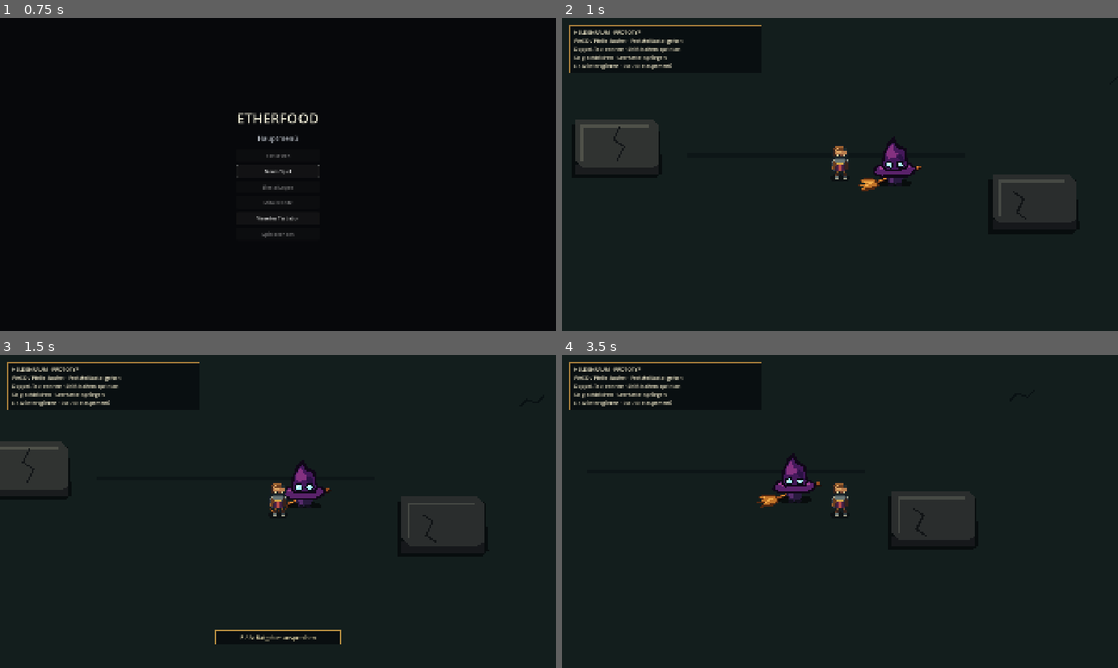
Above: before the commit, frames 1-4 (two rows, left to right).
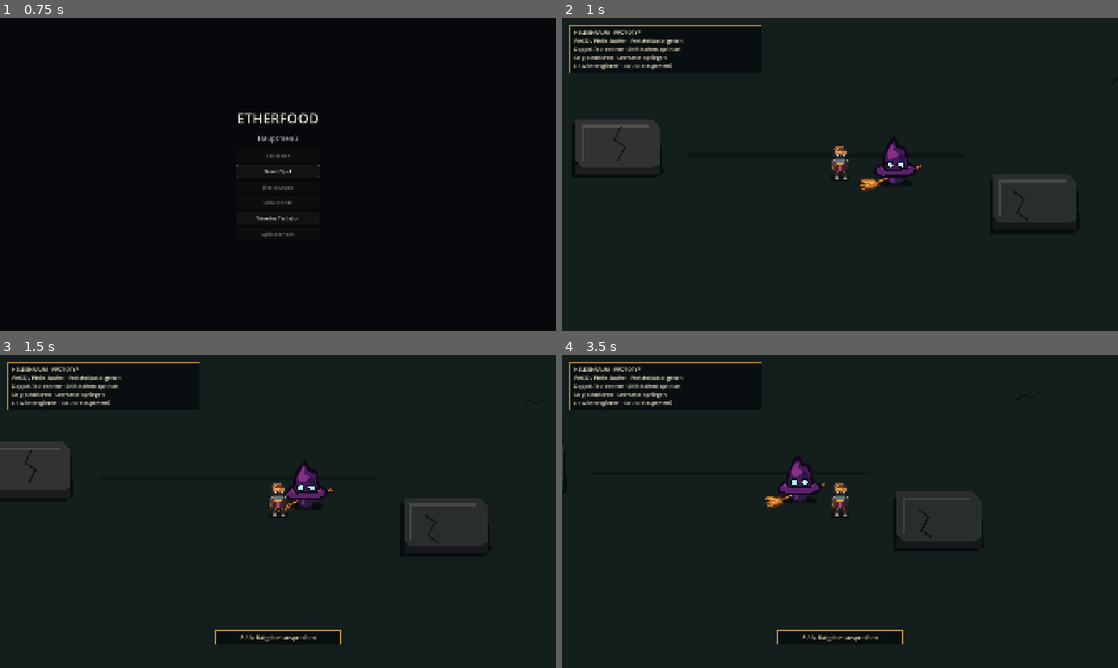
Above: after the commit, the same moments.

Repository: kleiveist/EtherFood
Game: Godot game, scene res://scenes/bootstrap.tscn
Two runs of this game, one before a commit and one after it. Both use one fixed random seed, a clock stepped at 60 frames per second and the inputs below.
Inputs (mouse positions are in pixels of both pictures, inside the frame that each line leads up to):
- Up to frame 1 (0.75 s): tap Enter (ui_accept) at 0.5 s; move the mouse to (400, 158) at 0.52 s; hold D (gameplay_move_right) from 0.53 s (still down); tap E (gameplay_interact) at 0.6 s; click (400, 158) at 0.67 s
- Up to frame 2 (1 s): keep holding D (gameplay_move_right); tap Space (gameplay_jump) at 0.77 s
- Up to frame 3 (1.5 s): move the mouse to (166, 527) at 1.27 s; release D (gameplay_move_right) at 1.28 s; hold S (gameplay_move_down) from 1.28 s (still down); tap Ctrl (gameplay_sneak) at 1.35 s
- Up to frame 4 (3.5 s): tap Space (gameplay_jump) at 1.52, 3.02 s; move the mouse to (895, 442) at 2.02 s; release S (gameplay_move_down) at 2.03 s; hold D (gameplay_move_right) 2.03-2.78 s; tap Shift (gameplay_sprint) at 2.1 s; move the mouse to (812, 574) at 2.77 s; hold W (gameplay_move_up) from 2.78 s (still down); tap Caps Lock (gameplay_walk_toggle) at 2.85 s; click (812, 574) at 2.92 s

Frame 1 is identical in both runs. In frame 2, 0.2% of the frame differs, in the area x 3-91%, y 34-65%; in frame 3, 0.8%; in frame 4, 1.2%, in the area x 0-75%, y 28-93%.

Commit message:
📝 docs: Projektdokumentation aktualisieren

Diff:
--- a/game/shared/resources/camera_village_v0.tres
+++ b/game/shared/resources/camera_village_v0.tres
@@ -1,8 +1,7 @@
-[gd_resource type="Resource" script_class="CameraProfile" load_steps=2 format=3]
+[gd_resource type="Resource" script_class="CameraProfile" format=3]
 
 [ext_resource type="Script" path="res://shared/resources/camera_profile.gd" id="1_profile"]
 
 [resource]
 script = ExtResource("1_profile")
-base_zoom = 1.0
 profile_name = "Village"
--- a/game/shared/resources/camera_world_v0.tres
+++ b/game/shared/resources/camera_world_v0.tres
@@ -1,8 +1,7 @@
-[gd_resource type="Resource" script_class="CameraProfile" load_steps=2 format=3]
+[gd_resource type="Resource" script_class="CameraProfile" format=3]
 
 [ext_resource type="Script" path="res://shared/resources/camera_profile.gd" id="1_profile"]
 
 [resource]
 script = ExtResource("1_profile")
-base_zoom = 1.0
-profile_name = "World / dungeon"
+base_zoom = 0.75
--- a/game/shared/resources/hero_movement_v0.tres
+++ b/game/shared/resources/hero_movement_v0.tres
@@ -1,27 +1,8 @@
-[gd_resource type="Resource" script_class="HeroMovementConfig" load_steps=2 format=3]
+[gd_resource type="Resource" script_class="HeroMovementConfig" format=3]
 
 [ext_resource type="Script" path="res://shared/resources/hero_movement_config.gd" id="1_config"]
 
 [resource]
 script = ExtResource("1_config")
-sneak_speed = 60.0
-walk_speed = 100.0
-jog_speed = 220.0
-run_speed = 310.0
-sprint_speed = 400.0
-double_tap_window = 0.3
-direction_change_grace = 0.12
-standing_jump_duration = 0.32
-walk_jump_duration = 0.28
-jog_jump_duration = 0.32
-run_jump_duration = 0.4
-sprint_jump_duration = 0.48
-walk_jump_distance = 32.0
-jog_jump_distance = 48.0
-run_jump_distance = 80.0
-sprint_jump_distance = 112.0
-standing_jump_height = 24.0
-walk_jump_height = 20.0
-jog_jump_height = 24.0
-run_jump_height = 30.0
-sprint_jump_height = 36.0
+jog_speed = 210.0
+sprint_speed = 450.0
--- a/game/shared/resources/visual_baseline_v0.tres
+++ b/game/shared/resources/visual_baseline_v0.tres
@@ -7,10 +7,4 @@
 profile_id = "visual_scale_v0"
 profile_name = "Maßstab V0"
 comparison_focus = "Verbindlicher ausgewogener Maßstab für die normale Spielansicht."
-hero_height = 80.0
-tile_size = 32
-camera_zoom = 1.0
-reference_resolution = Vector2i(1920, 1080)
-aspect_ratio = "16:9"
-pixel_snap_enabled = true
-texture_filter_id = "nearest"
+camera_zoom = 0.75
--- a/game/shared/resources/visual_lab_standards_v0.tres
+++ b/game/shared/resources/visual_lab_standards_v0.tres
@@ -9,14 +9,10 @@
 
 [resource]
 script = ExtResource("1_standards")
-schema_version = 1
 scale_profile = ExtResource("2_scale")
 world_camera_profile = ExtResource("3_world")
 village_camera_profile = ExtResource("4_village")
-village_inherits_world = true
+village_inherits_world = false
 dungeon_camera_profile = ExtResource("5_dungeon")
 small_interior_camera_profile = ExtResource("6_interior")
-damaged_fog_id = "medium"
-damaged_light_id = "cool_dark"
-restored_fog_id = "low"
-restored_light_id = "warm_clear"
+damaged_fog_id = "low"
Not shown: 1 places in game/shared/resources/visual_baseline_v0.tres that only renumber resources
Not shown: 1 places in game/shared/resources/visual_lab_standards_v0.tres that only renumber resources
